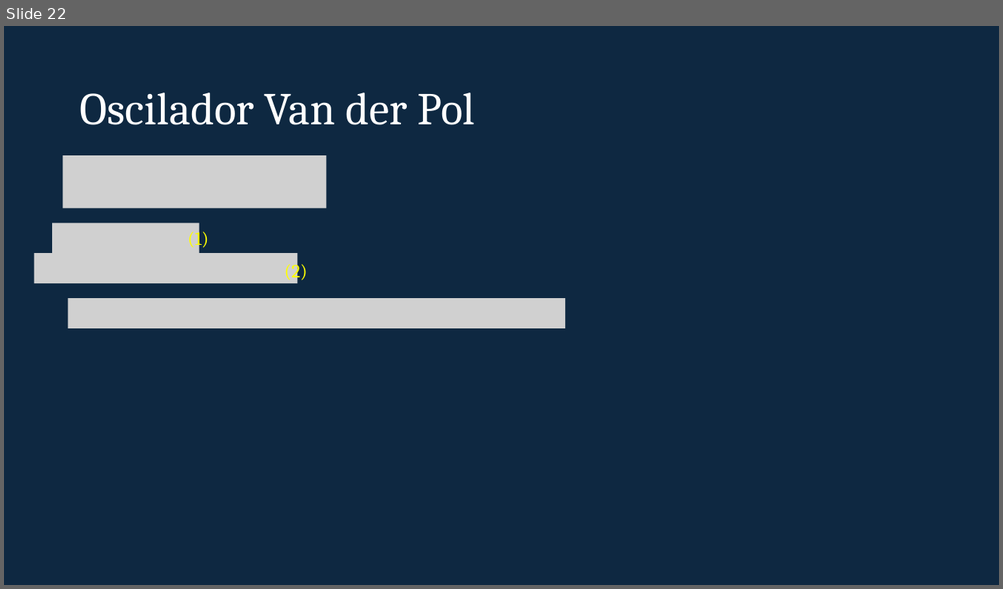
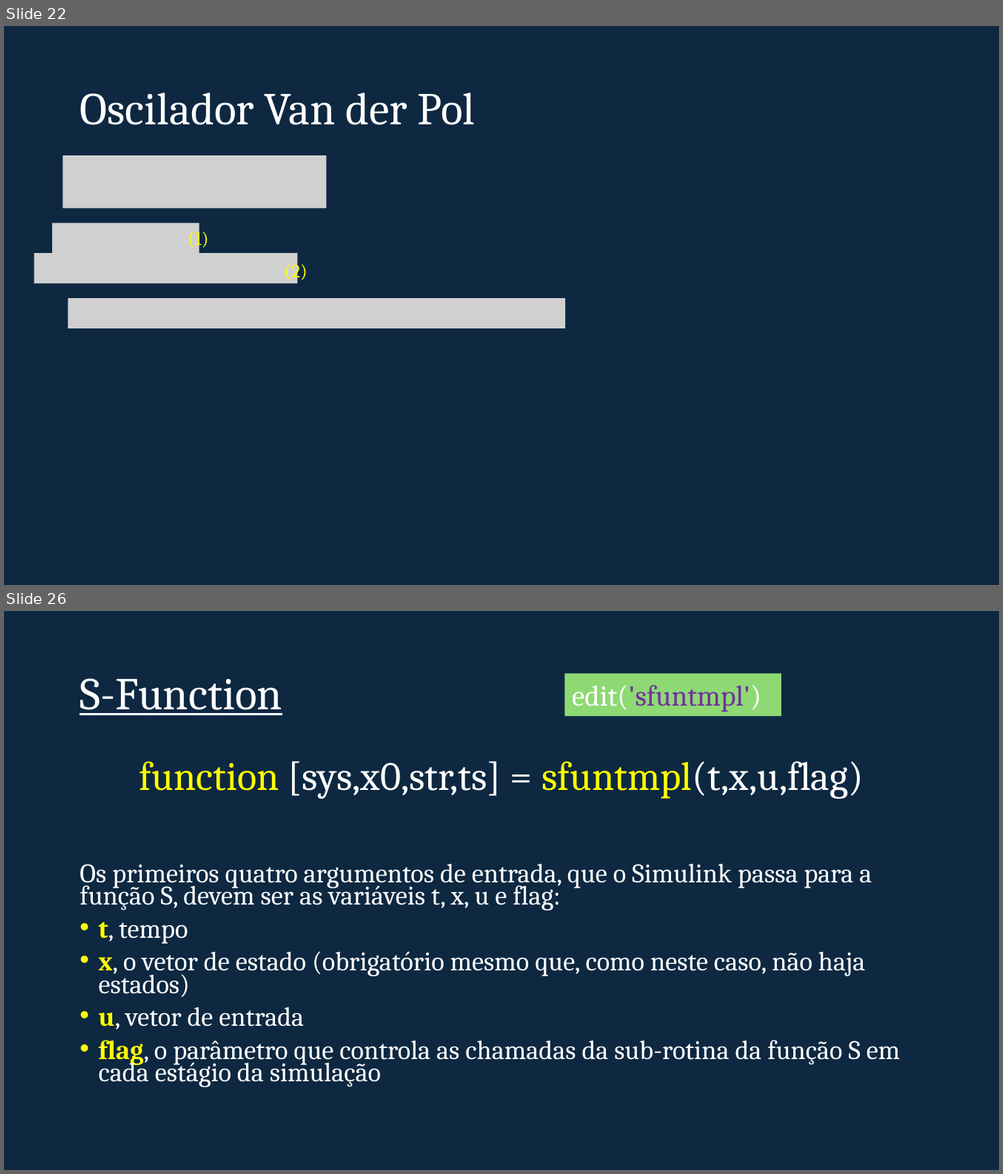
Before and after one commit to sergioacg/simulink-ep, a slide deck: Simulink.pptx. Shown one above the other, each under a label of ours: slide 22 before the commit, slides 22 and 26 after it; the slides between them are not shown. The pictures are 1003x589 and 1003x1174 pixels, drawn with LibreOffice and Linux fonts; fonts in the diff are those of the drawing; grey boxes stand for pictures; background and template pictures are left out. Boxes give left, top, right and bottom in pixels: in the first picture for what was removed or moved away, otherwise in the second. Text is boxed around its words. In the diff, an @@ line names an element or a change of style, - is before the commit and + after.

```diff
--- a/Simulink.pptx
+++ b/Simulink.pptx
@@ slide 26 added at bbox=[4, 611, 999, 1170], background #0E2841 @@
@@ rectangle added at bbox=[564, 674, 781, 716], fill #8ED973, 28 pt, text #7030A0 @@
+edit('sfuntmpl')
@@ title added at bbox=[79, 678, 282, 715], 44 pt, text #FFFFFF, underline @@
+S-Function
@@ text added at bbox=[79, 761, 899, 1088], 25.9 pt, text #FFFFFF @@
+function [sys,x0,str,ts] = sfuntmpl(t,x,u,flag)
+Os primeiros quatro argumentos de entrada, que o Simulink passa para a função S, devem ser as variáveis t, x, u e flag:
+• t, tempo
+• x, o vetor de estado (obrigatório mesmo que, como neste caso, não haja estados)
+• u, vetor de entrada
+• flag, o parâmetro que controla as chamadas da sub-rotina da função S em cada estágio da simulação
```
Also in this commit, not shown: 5 other slides added, 23 other files.
